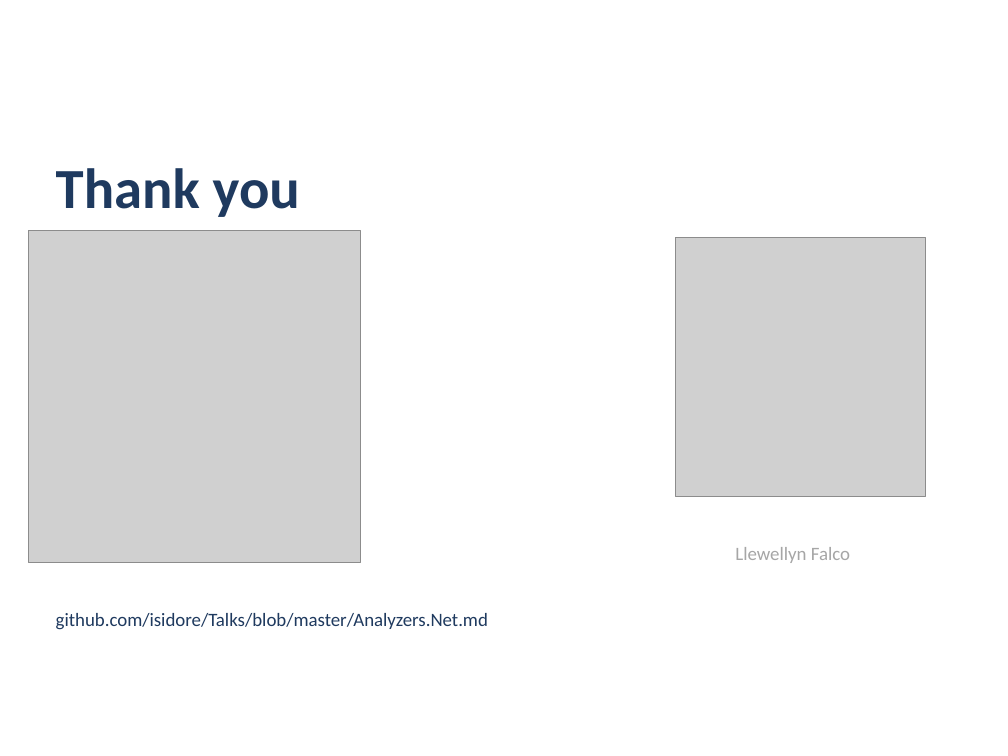
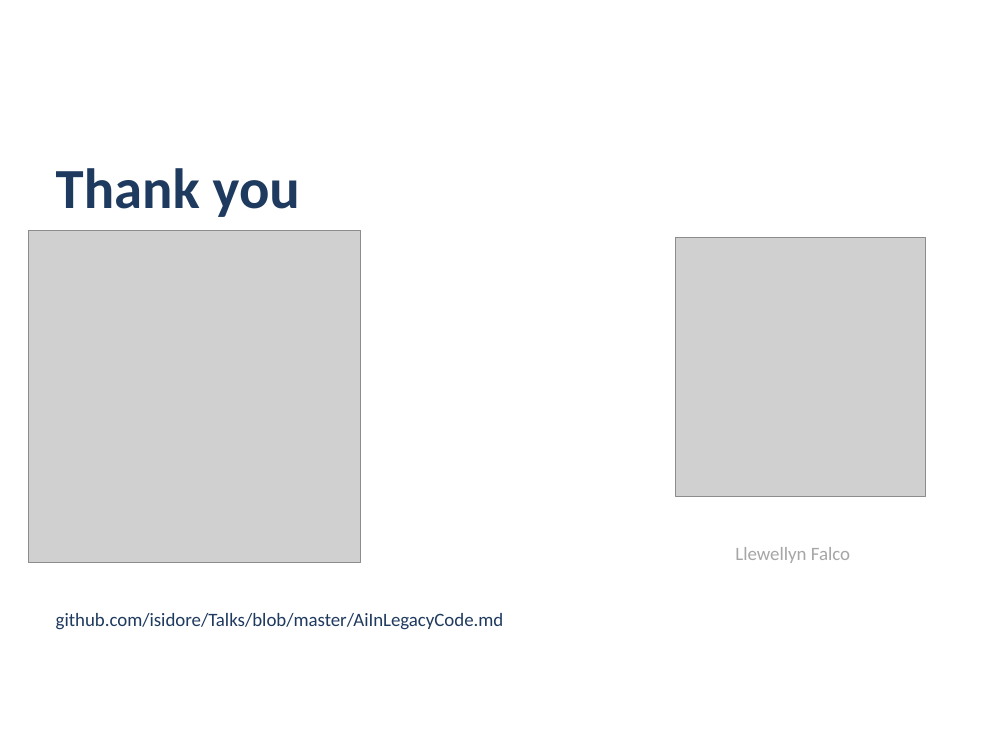
Before and after one commit to LearnWithLlew/AiInLegacyCode, a slide deck: slide 23 of slides/AiInLegacyCode.pptx. Drawn at 1008x756 pixels with LibreOffice and Linux fonts; fonts in the diff are those of the drawing; grey boxes stand for pictures. Boxes give left, top, right and bottom in pixels: in the first picture for what was removed or moved away, otherwise in the second. Text is boxed around its words. In the diff, an @@ line names an element or a change of style, - is before the commit and + after.

Commit message:
. d Point the Thank you slide's QR code and link at AiInLegacyCode.md

```diff
--- a/slides/AiInLegacyCode.pptx
+++ b/slides/AiInLegacyCode.pptx
@@ text at bbox=[56, 613, 504, 630]: text changed @@
-github.com/isidore/Talks/blob/master/Analyzers.Net.md
+github.com/isidore/Talks/blob/master/AiInLegacyCode.md
```
